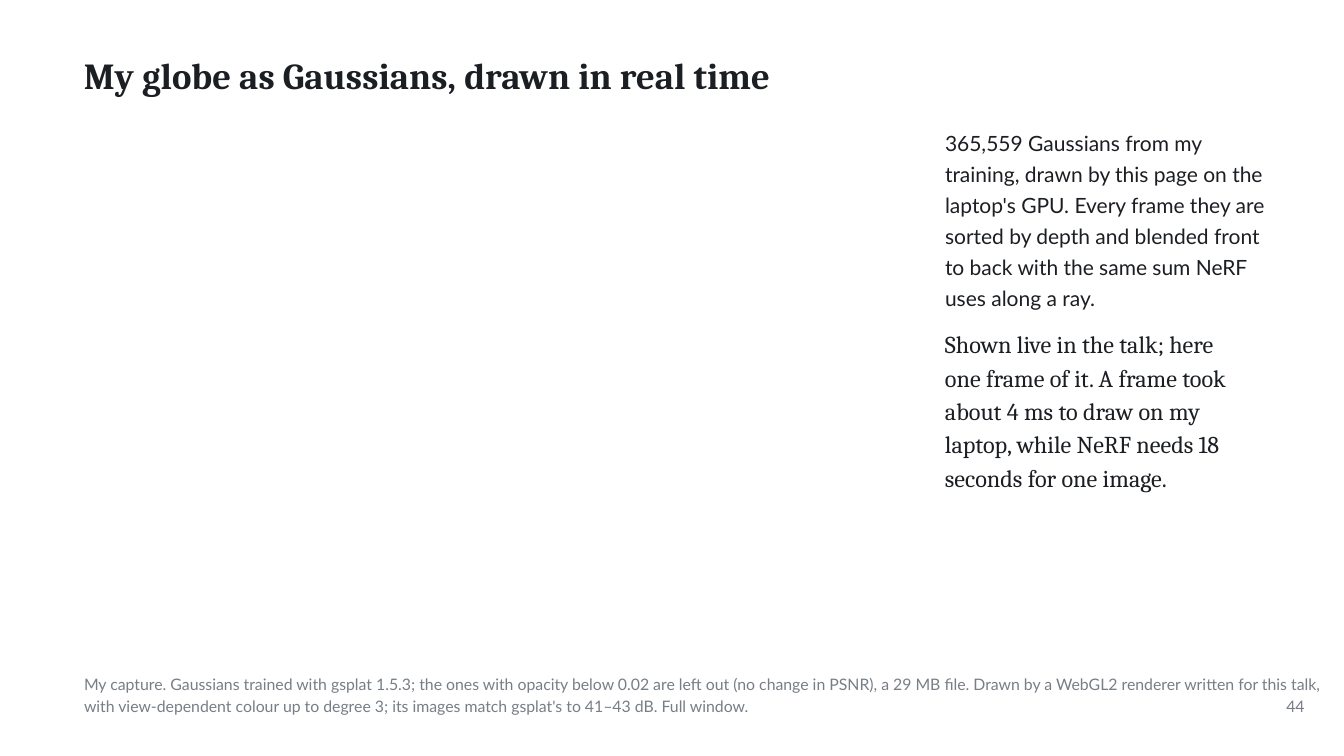
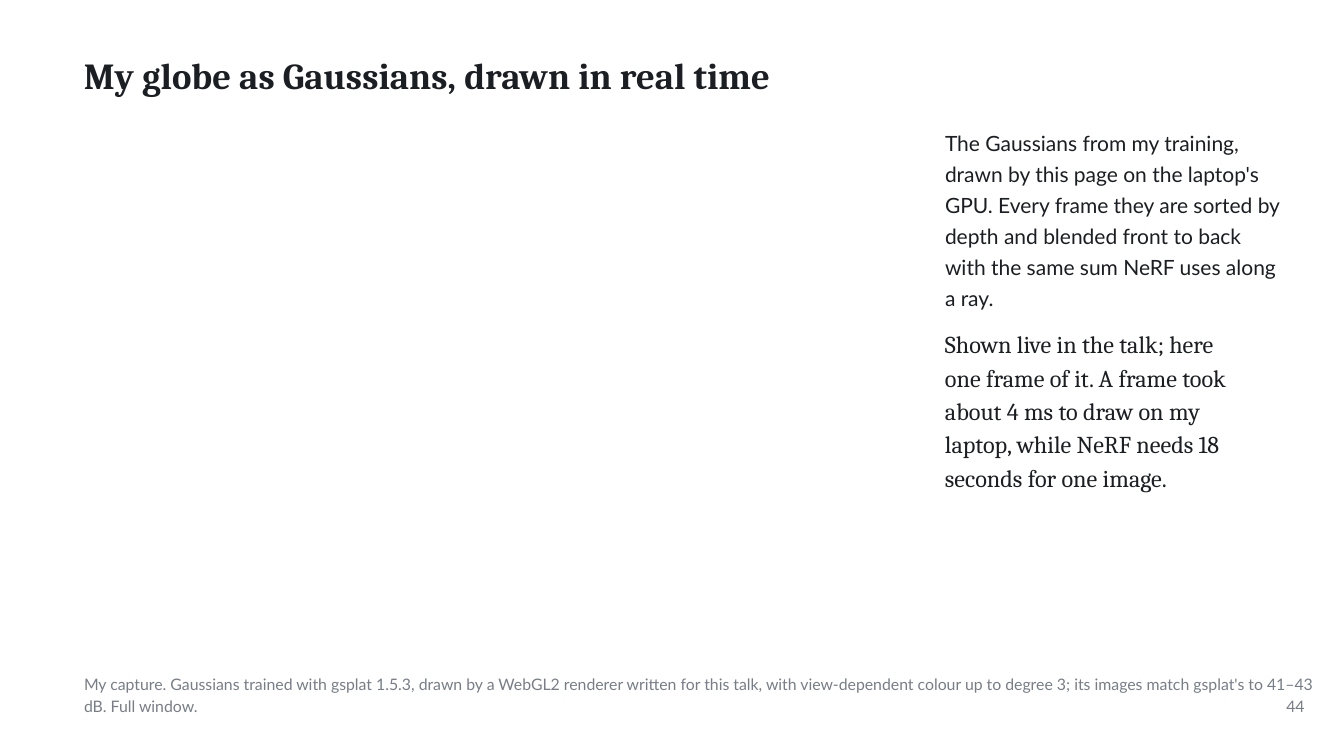
Before and after one commit to ertugrul-senturk/interactive-slides, a slide deck: slide 90 of public/decks/2026-11-nerf-neural-radiance-fields.pptx. Drawn at 1344x756 pixels with LibreOffice and Linux fonts; fonts in the diff are those of the drawing; background and template pictures are left out. Boxes give left, top, right and bottom in pixels: in the first picture for what was removed or moved away, otherwise in the second. Text is boxed around its words. In the diff, an @@ line names an element or a change of style, - is before the commit and + after.

```diff
--- a/public/decks/2026-11-nerf-neural-radiance-fields.pptx
+++ b/public/decks/2026-11-nerf-neural-radiance-fields.pptx
@@ text at (x1=945, y1=135, x2=1280, y2=310): text changed @@
-365,559 Gaussians from my
-training, drawn by this page on the
-laptop's GPU. Every frame they are
-sorted by depth and blended front
-to back with the same sum NeRF
-uses along a ray.
+The Gaussians from my training,
+drawn by this page on the laptop's
+GPU. Every frame they are sorted by
+depth and blended front to back
+with the same sum NeRF uses along
+a ray.
@@ text at (x1=84, y1=678, x2=1313, y2=712): text changed @@
-My capture. Gaussians trained with gsplat 1.5.3; the ones with opacity below 0.02 are left out (no change in PSNR), a 29 MB file. Drawn by a WebGL2 renderer written for this talk,
-with view-dependent colour up to degree 3; its images match gsplat's to 41–43 dB. Full window.
+My capture. Gaussians trained with gsplat 1.5.3, drawn by a WebGL2 renderer written for this talk, with view-dependent colour up to degree 3; its images match gsplat's to 41–43
+dB. Full window.
```
Also in this commit, not shown: 1 other slide changed, 6 other files.
